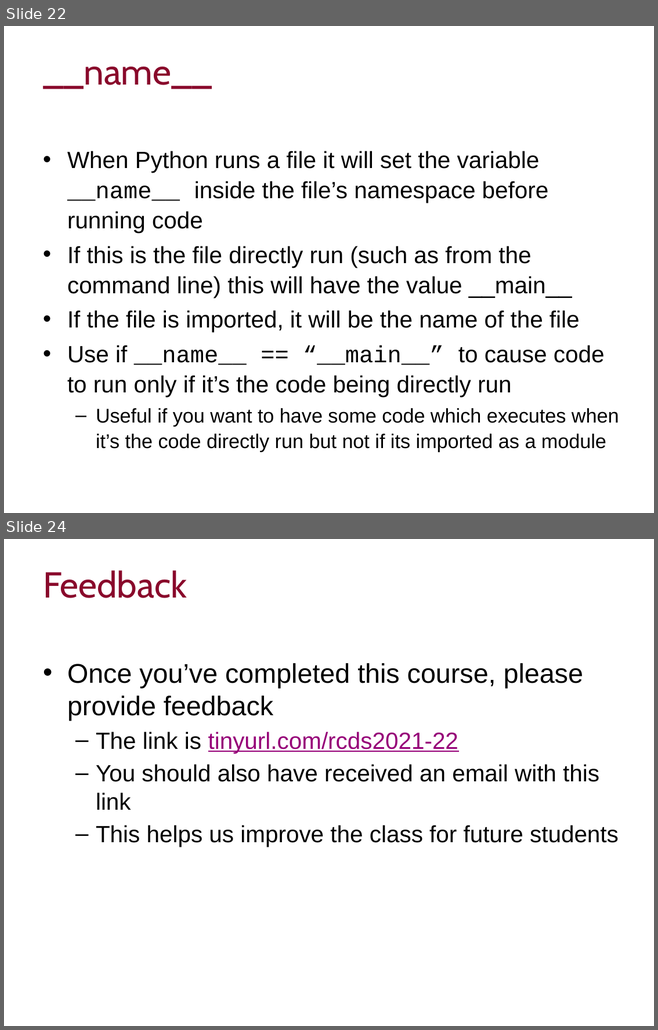
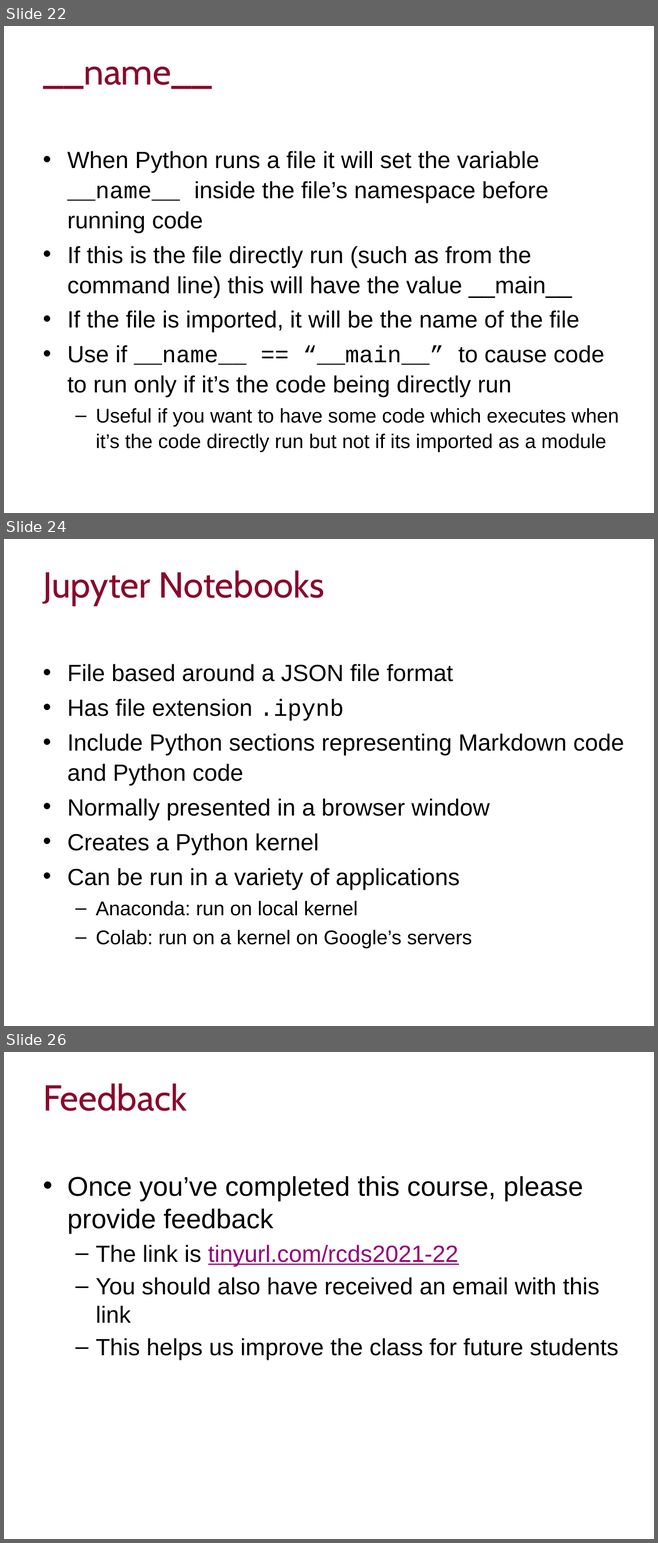
Before and after one commit to ImperialCollegeLondon/RCDS-managing-and-running-python-effectively, a slide deck: Managing and Running Python Effectively.pptx. Shown one above the other, each under a label of ours: slides 22 and 24 before the commit, slides 22, 24 and 26 after it; the slides between them are not shown. The pictures are 658x1030 and 658x1543 pixels, drawn with LibreOffice and Linux fonts; fonts in the diff are those of the drawing; background and template pictures are left out. Boxes give left, top, right and bottom in pixels: in the first picture for what was removed or moved away, otherwise in the second. Text is boxed around its words. In the diff, an @@ line names an element or a change of style, - is before the commit and + after.

```diff
--- a/Managing and Running Python Effectively.pptx
+++ b/Managing and Running Python Effectively.pptx
@@ slide 24 added at box(4, 539, 654, 1026), background #FFFFFF @@
@@ title added at box(43, 570, 325, 606), 40 pt, text #89092B @@
+Jupyter Notebooks
@@ text added at box(67, 664, 624, 948), 26 pt, text #000000 @@
+• File based around a JSON file format
+• Has file extension .ipynb
+• Include Python sections representing Markdown code and Python code
+• Normally presented in a browser window
+• Creates a Python kernel
+• Can be run in a variety of applications
+  – Anaconda: run on local kernel
+  – Colab: run on a kernel on Google’s servers
@@ what was slide 24 is now slide 26 @@
```
Also in this commit, not shown: 1 slide changed, 1 other slide added, 2 other files.
